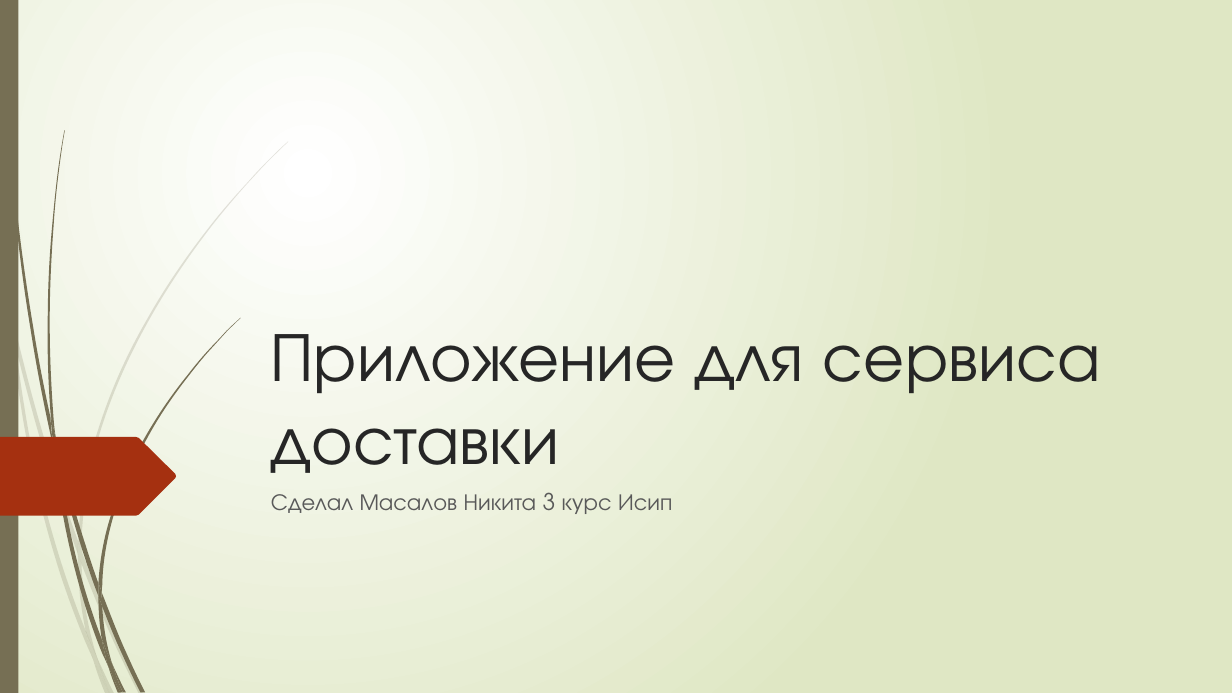
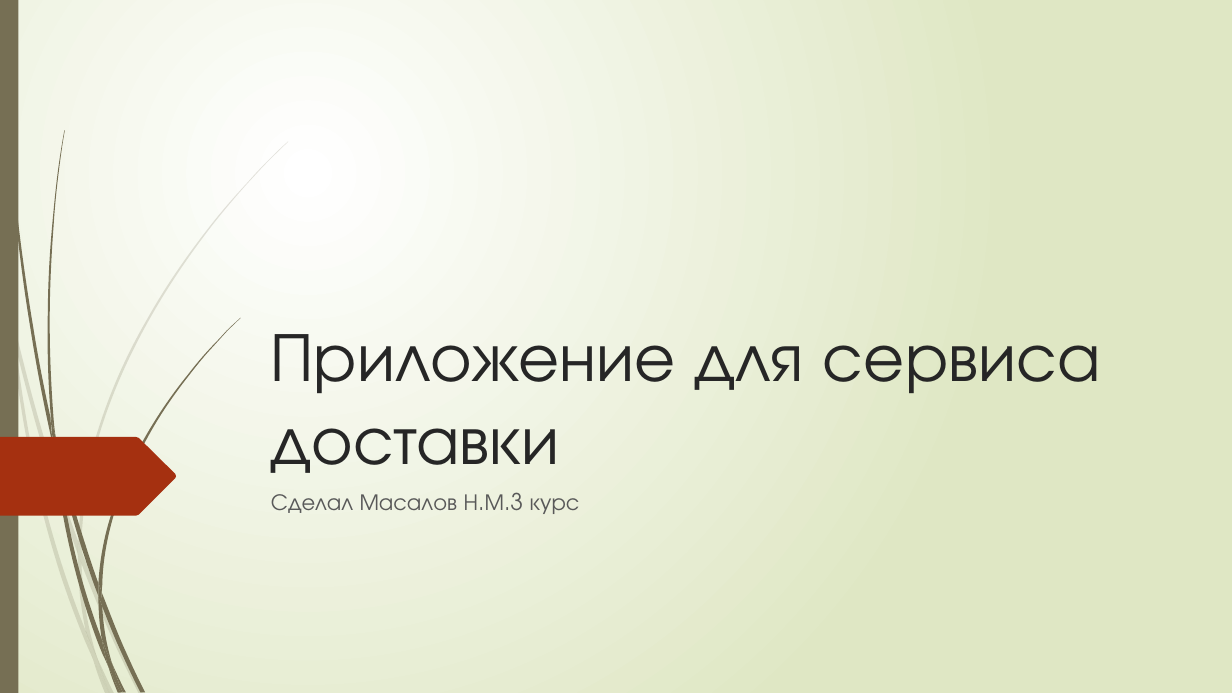
Before and after one commit to NikitaMasalov/MouthProjectt, a slide deck: slide 1 of Презентация Microsoft PowerPoint (2).pptx. Drawn at 1232x693 pixels with LibreOffice and Linux fonts; fonts in the diff are those of the drawing. Boxes give left, top, right and bottom in pixels: in the first picture for what was removed or moved away, otherwise in the second. Text is boxed around its words. In the diff, an @@ line names an element or a change of style, - is before the commit and + after.

```diff
--- a/Презентация Microsoft PowerPoint (2).pptx
+++ b/Презентация Microsoft PowerPoint (2).pptx
@@ subtitle at (271,492,580,514): text changed @@
-Сделал Масалов Никита 3 курс Исип
+Сделал Масалов Н.М.3 курс
```
Also in this commit, not shown: 4 slides added, 4 slides removed.
